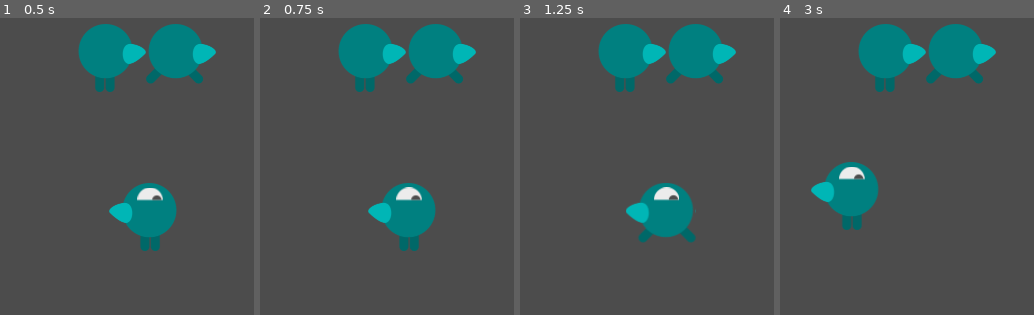
Above: before the commit, frames 1-4 (left to right).
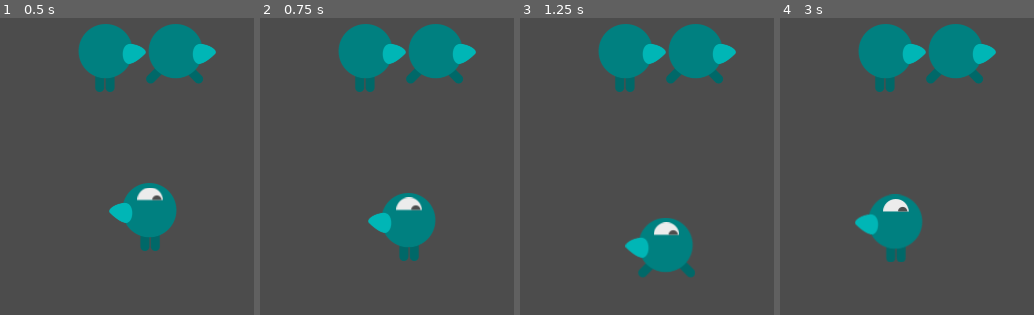
Above: after the commit, the same moments.

Repository: AlixBarreaux/dodge-the-beasties
Game: Godot game, scene res://TEST.tscn
The game is run twice, just before and just after one commit, with the same random seed, the same clock (stepped at 60 frames per second) and the same inputs. This scene is started directly instead of the project's main scene.
Inputs (mouse positions are in pixels of both pictures, inside the frame that each line leads up to):
- Up to frame 1 (0.5 s): no input
- Up to frame 2 (0.75 s): tap Enter at 0.5 s; move the mouse to (outside the picture) at 0.52 s; press the mouse at (outside the picture) at 0.53 s; hold W (move_up) from 0.53 s (still down)
- Up to frame 3 (1.25 s): keep holding W (move_up)
- Up to frame 4 (3 s): move the mouse to (outside the picture) at 1.27 s; release the mouse at (outside the picture) at 1.28 s; right-click (outside the picture) at 1.35 s; click (outside the picture) at 1.42 s; move the mouse to (785, 205) at 2.02 s; release W (move_up) at 2.03 s; press the mouse at (785, 205) at 2.03 s; hold A (move_left) from 2.03 s (still down); move the mouse to (952, 312) at 2.77 s; release the mouse at (952, 312) at 2.78 s; right-click (952, 312) at 2.85 s; click (952, 312) at 2.92 s

Frame 1 is identical in both runs. In frame 2, 2.5% of the frame differs, in the area x 42-70%, y 55-82%; in frame 3, 5.8%; in frame 4, 7.3%, in the area x 12-57%, y 48-83%.

Commit message:
Improve mouse / keyboard movement

Diff:
--- a/scripts/player.gd
+++ b/scripts/player.gd
@@ -45,15 +45,21 @@
 	self.distance_between_click_and_player = value.distance_to(get_parent().global_position)
 	return
 
+
+var velocity: Vector2 = Vector2(0.0, 0.0)
+
 func _physics_process(delta: float) -> void:
-	print("Dist click player: ", distance_between_click_and_player)
+#	direction = Vector2(0.0, 0.0)
+
 	if not mouse_event_global_position == Vector2(0.0, 0.0):
-		global_position = global_position.move_toward(mouse_event_global_position, delta * current_speed)
-#	print(global_position)
+		direction = (mouse_event_global_position - global_position).normalized()
+		velocity = direction * current_speed
+		self.move_and_slide(velocity)
+	else:
+		velocity = self.direction * self.current_speed
+		self.move_and_slide(self.velocity)
 
 
-
-	self.position += self.direction * self.current_speed * delta
 	self.position.x = clamp(self.position.x, 0, screen_size.x)
 	self.position.y = clamp(self.position.y, 0, screen_size.y)
 
--- a/scripts/player_controller.gd
+++ b/scripts/player_controller.gd
@@ -37,7 +37,6 @@
 
 	direction = direction.normalized()
 
-	print(self.name, " : Direction -> ", direction)
 	emit_signal("input_movement_direction_sent", self.direction)
 
 	return
